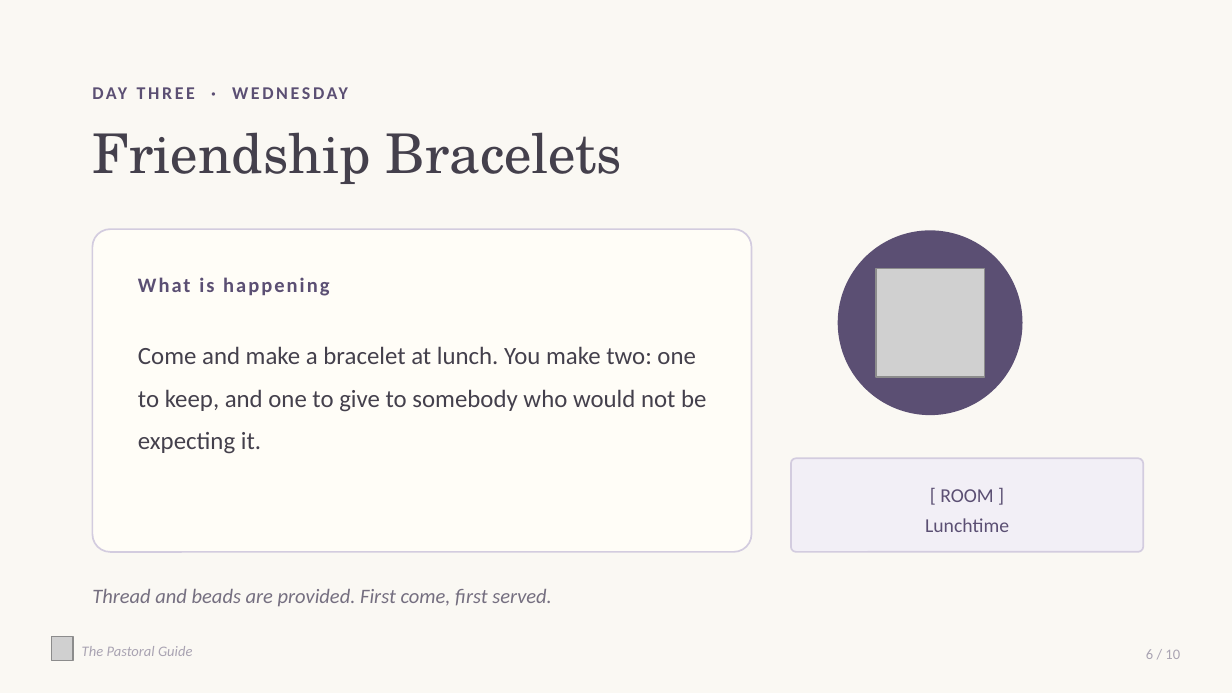
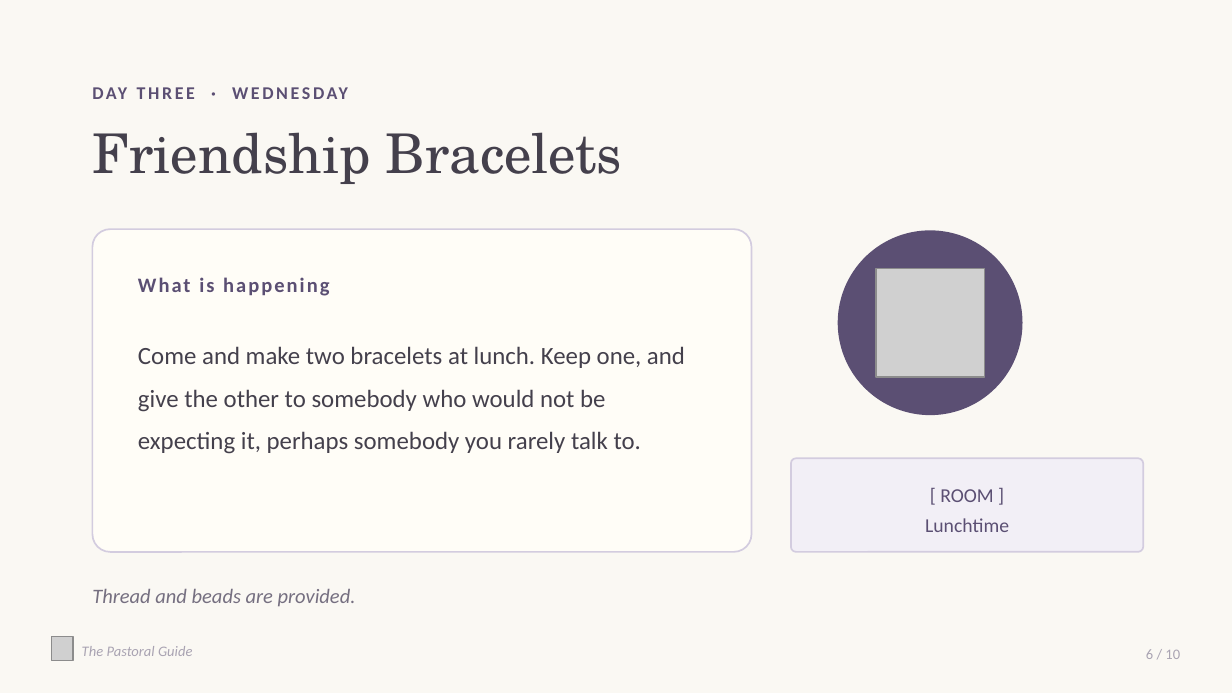
Before and after one commit to thepastoralguide/thepastoralguide.github.io, a slide deck: slide 6 of assemblies-and-events/anti-bullying-week/downloads/Anti_Bullying_Week.pptx. Drawn at 1232x693 pixels with LibreOffice and Linux fonts; fonts in the diff are those of the drawing; grey boxes stand for pictures. Boxes give left, top, right and bottom in pixels: in the first picture for what was removed or moved away, otherwise in the second. Text is boxed around its words. In the diff, an @@ line names an element or a change of style, - is before the commit and + after.

Commit message:
Fix wording in Anti-Bullying Week deck, pack, page and cards

```diff
--- a/assemblies-and-events/anti-bullying-week/downloads/Anti_Bullying_Week.pptx
+++ b/assemblies-and-events/anti-bullying-week/downloads/Anti_Bullying_Week.pptx
@@ text at (x1=138, y1=346, x2=685, y2=454): text changed @@
-Come and make a bracelet at lunch. You make two: one to keep, and one to give to somebody who would not be expecting it.
+Come and make two bracelets at lunch. Keep one, and give the other to somebody who would not be expecting it, perhaps somebody you rarely talk to.
@@ text at (x1=92, y1=589, x2=356, y2=607): text changed @@
-Thread and beads are provided. First come, first served.
+Thread and beads are provided.
```
Also in this commit, not shown: 7 other slides changed, 10 other files.
